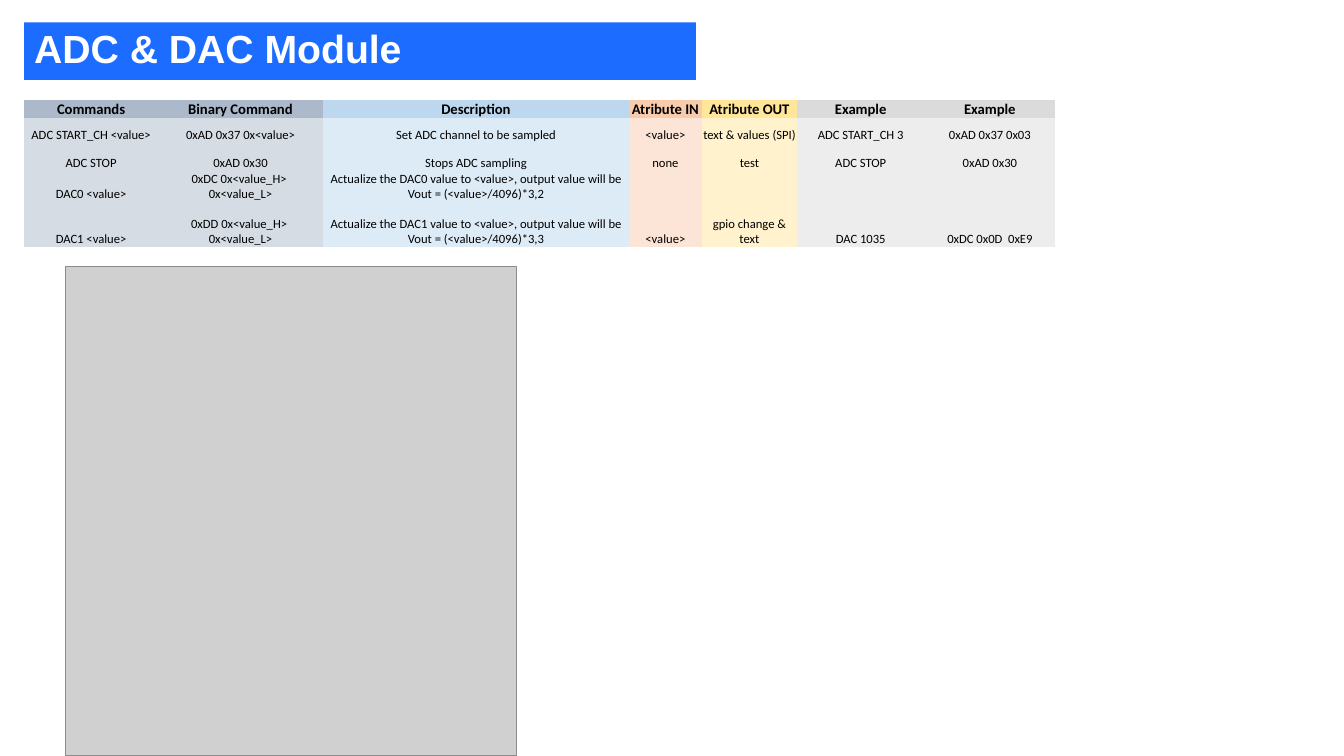
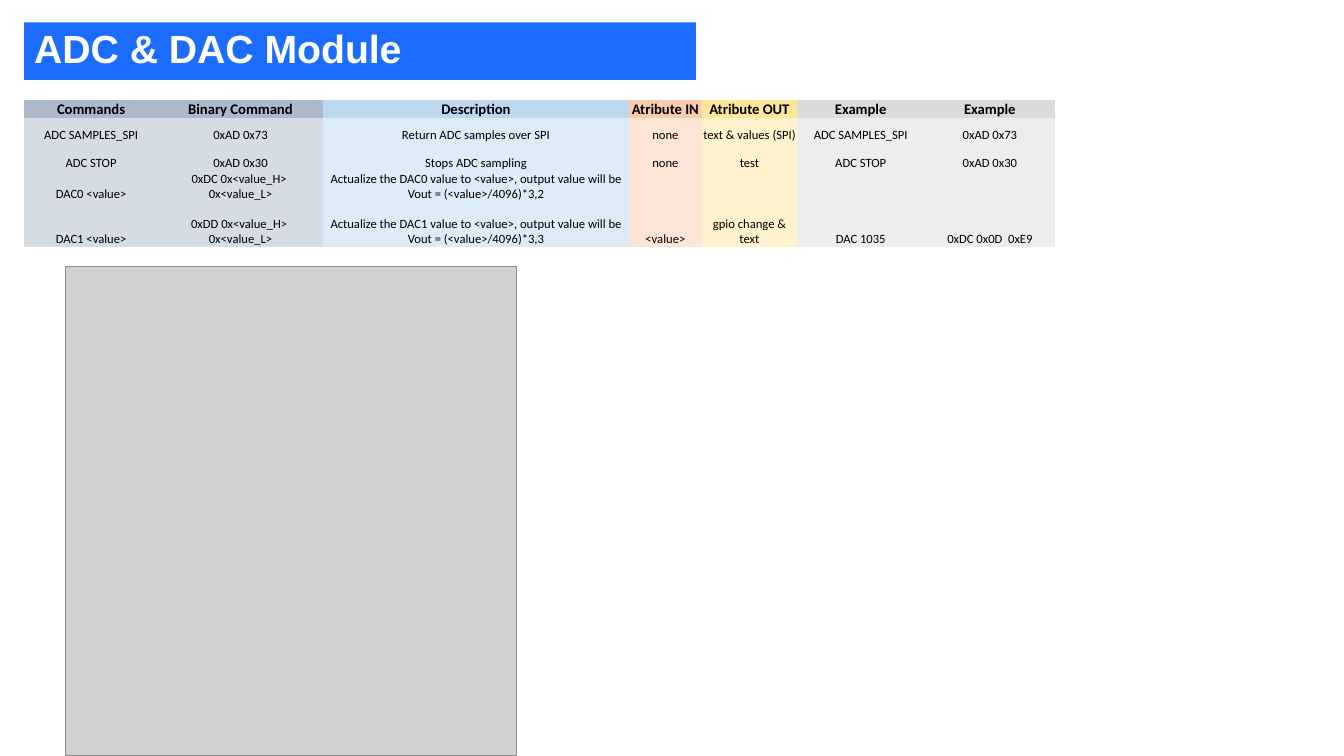
Before and after one commit to JosepIzquierdoMPS/Debug-MPF-32020, a slide deck: slide 7 of FirmwareTransfer_Report.pptx. Drawn at 1344x756 pixels with LibreOffice and Linux fonts; fonts in the diff are those of the drawing; grey boxes stand for pictures. Boxes give left, top, right and bottom in pixels: in the first picture for what was removed or moved away, otherwise in the second. Text is boxed around its words. In the diff, an @@ line names an element or a change of style, - is before the commit and + after.

```diff
--- a/FirmwareTransfer_Report.pptx
+++ b/FirmwareTransfer_Report.pptx
@@ table at <box>24,100,1056,249</box> @@
-row 2: ADC START_CH <value> | 0xAD 0x37 0x<value> | Set ADC channel to be sampled | <value> | text & values (SPI) | ADC START_CH 3 | 0xAD 0x37 0x03
+row 2: ADC SAMPLES_SPI | 0xAD 0x73 | Return ADC samples over SPI | none | text & values (SPI) | ADC SAMPLES_SPI | 0xAD 0x73
```
Also in this commit, not shown: 1 other slide changed.
